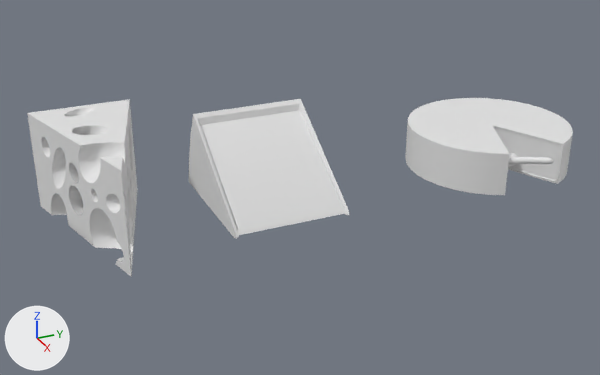
The FBX model Assets/Art/Fromage03.fbx, before and after one commit.
Camera for both pictures: a 50 mm lens placed at (14.29, -5.76, 7.36), pointed at (0.08, 0.63, 0.26). Lighting does not change. The marker at lower left points along +X, +Y and +Z.
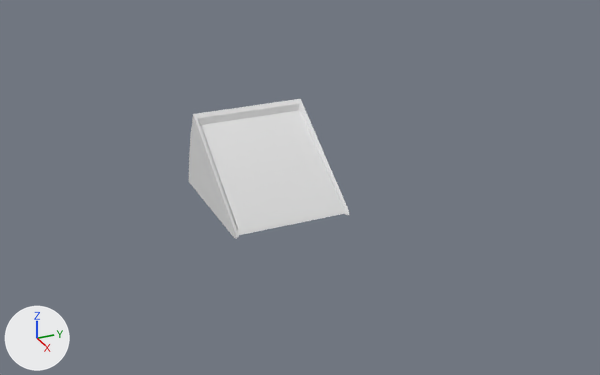
The newer file is also turned or shifted as a whole; pictures and numbers use the older file's frame.

Changed parts and their boxes (x1, y1, x2, y2) in the pictures (600 x 375 px):
'Cube', deleted
    before: (27, 99, 138, 277)
'Cylinder', deleted
    before: (406, 98, 573, 195)

Diff of the bpy script that builds the scene:
```diff
--- a/Assets/Art/Fromage03.fbx.py
+++ b/Assets/Art/Fromage03.fbx.py
@@ ob_cylinder @@
-ob_cylinder = bpy.data.objects.new('Cylinder', me_cylinder)
-ob_cylinder.location = (0.0, 5.31, 0.0)
@@ ob_cube @@
-ob_cube = bpy.data.objects.new('Cube', me_cube)
-ob_cube.location = (0.0, 0.0, 0.0)
```
